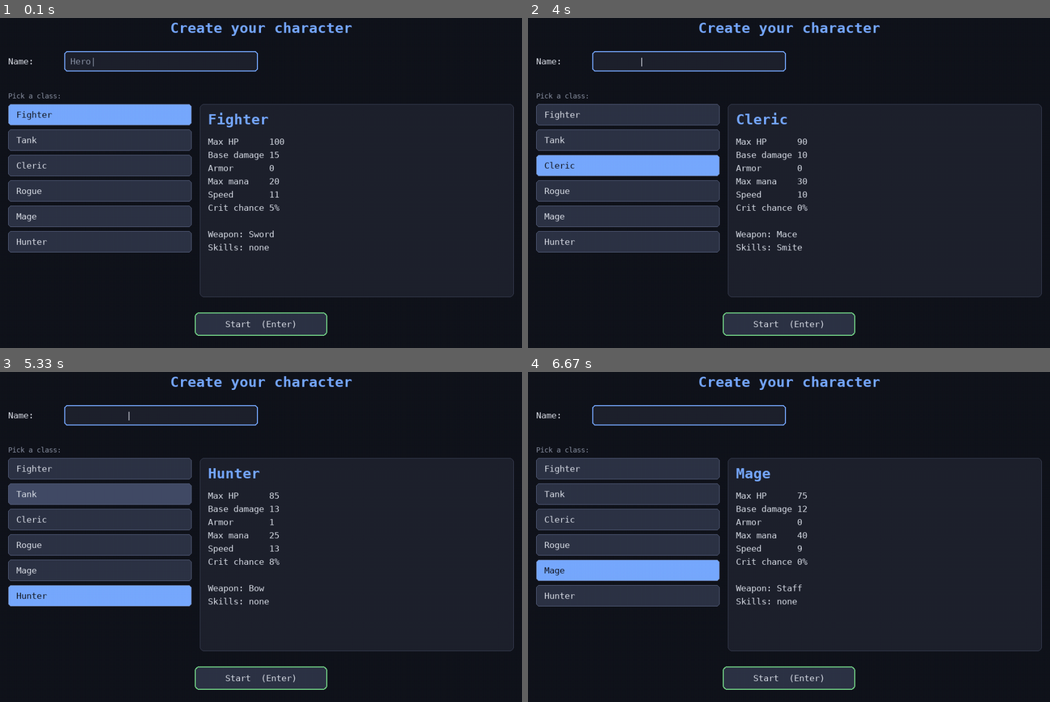
Above: before the commit, frames 1-4 (two rows, left to right).
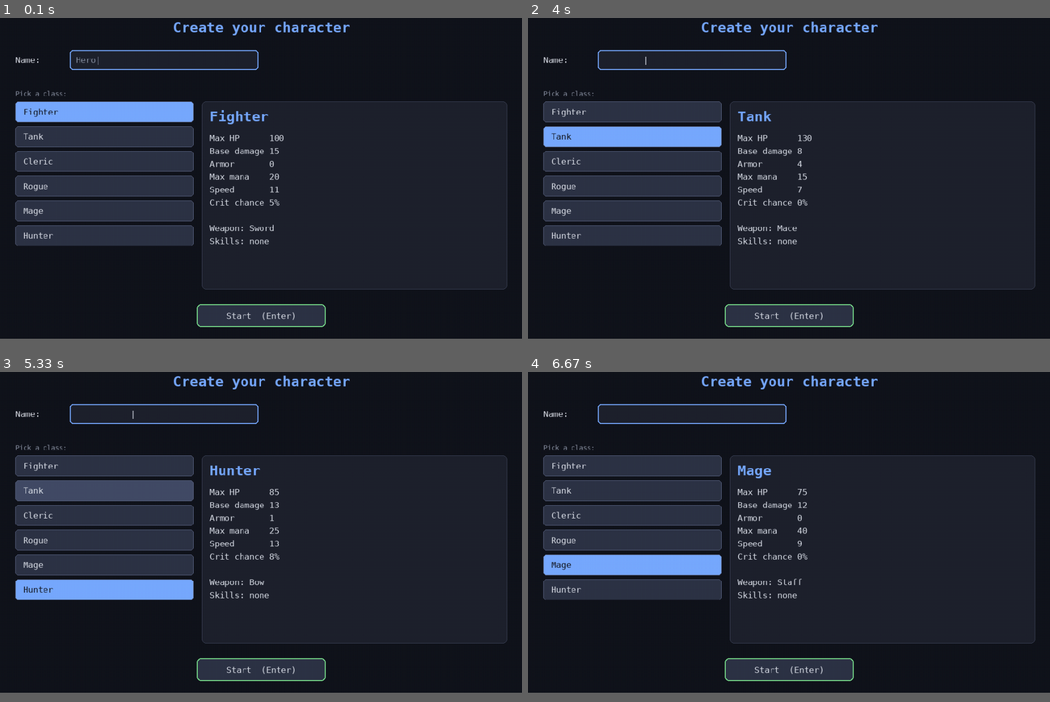
Above: after the commit, the same moments.

Repository: SvanteMartinsson/RpgGameLucasAndSvante
Game: pygame game, started from rpg_game/presentation/pygame_battle.py
Two runs of this game, one before a commit and one after it. Both use one fixed random seed, a clock stepped at 60 frames per second and the inputs below.
Inputs (mouse positions are in pixels of both pictures, inside the frame that each line leads up to):
- Up to frame 1 (0.1 s): no input
- Up to frame 2 (4 s): hold Up 0.33-0.8 s; move the mouse to (768, 186) at 0.37 s; hold Down 0.88-1.18 s; move the mouse to (663, 173) at 0.92 s; tap Space at 0.95, 1.28, 2.02, 2.42, 2.75, 3.08, 3.48, 3.88 s; hold Up 1.22-1.58 s; move the mouse to (867, 54) at 1.25 s; press the mouse at (601, 159) at 1.65 s; move the mouse to (684, 209) at 1.75 s; release the mouse at (762, 258) at 1.88 s; hold Down 1.95-2.32 s; move the mouse to (794, 206) at 1.98 s; click (794, 206) at 2.03 s; hold Up 2.35-2.65 s; click (987, 298) at 2.43 s; hold Down 2.68-2.98 s; click (705, 60) at 2.77 s; hold Up 3.02-3.38 s; click (971, 258) at 3.1 s; hold Down 3.42-3.78 s; click (976, 143) at 3.5 s; hold Up from 3.82 s (still down); click (621, 126) at 3.9 s
- Up to frame 3 (5.33 s): release Up at 4.12 s; hold Down 4.15-4.45 s; tap Space at 4.22, 4.55, 4.95 s; click (104, 411) at 4.23 s; hold Up 4.48-4.85 s; click (135, 583) at 4.57 s; hold Down 4.88-5.25 s; click (146, 464) at 4.97 s; hold Up from 5.28 s (still down); move the mouse to (146, 497) at 5.32 s
- Up to frame 4 (6.67 s): tap Space at 5.35, 5.68, 6.02, 6.42 s; click (674, 497) at 5.37 s; release Up at 5.58 s; hold Down 5.62-5.92 s; move the mouse to (674, 461) at 5.65 s; click (674, 461) at 5.7 s; hold Up 5.95-6.32 s; move the mouse to (627, 543) at 5.98 s; click (627, 543) at 6.03 s; hold Down from 6.35 s (still down); click (971, 520) at 6.43 s
In our replay, the window is 900x597 before the commit and 900x581 after it. These sizes can differ from the game's own. Grey fills any space a smaller window leaves; there, only what the larger window draws over its background counts as a difference.

The runs differ from the first frame. In frame 1, 12% of the frame differs, in the area x 1-99%, y 1-97%; in frame 2, 15%; in frame 3, 12%; in frame 4, 12%.

Commit message:
Fix resizable window and fullscreen toggle sizing
The borderless-fullscreen work created windows without RESIZABLE and never
clamped to the screen, so the window could open larger than the desktop, the Mac
green-button/drag-resize did nothing, and fixed-layout content (battle Actions)
clipped off the edge.

- Windowed mode is now a normal resizable OS window (pygame.RESIZABLE), and the
  initial/windowed size is clamped to the desktop work area via fit_size(), so it
  can never open larger than the screen.
- VIDEORESIZE is handled in the overworld, battle, character creation and start
  menu, so drag-resize and Mac maximize re-flow the layout (overworld reads
  get_size; fixed-canvas screens re-fit).
- present() now scales the fixed canvas down to fit when the display is smaller
  than the canvas (preserving aspect) and centers it, so nothing is ever clipped;
  it returns (offset_x, offset_y, scale) and to_canvas() maps input back through
  both. F11 still toggles window<->borderless fullscreen, returning to a sane
  visible window size.

Tests: present centers at native size when larger, scales to fit when smaller;
to_canvas inverts offset+scale; fit_size never exceeds desktop; VIDEORESIZE
updates windowed size and re-renders.

Co-Authored-By: Claude Opus 4.8 (1M context) <noreply@anthropic.com>

Diff:
--- a/rpg_game/presentation/pygame_battle.py
+++ b/rpg_game/presentation/pygame_battle.py
@@ -101,7 +101,7 @@
     location_id: str = ""
     allow_flee: bool = True
     allow_swap: bool = True
-    _offset: tuple[int, int] = (0, 0)  # canvas centering offset on the display
+    _transform: tuple[int, int, float] = (0, 0, 1.0)  # canvas->display offset+scale
 
     # -- lifecycle ----------------------------------------------------------
 
@@ -270,11 +270,14 @@
         if event.type == pygame.QUIT:
             self.running = False
             return
+        if event.type == pygame.VIDEORESIZE:
+            self.display = pygame.display.set_mode((event.w, event.h), pygame.RESIZABLE)
+            return
         if event.type == pygame.KEYDOWN:
             self._handle_key(event)
             return
         if event.type == pygame.MOUSEBUTTONDOWN and event.button == 1:
-            pos = to_canvas(event.pos, self._offset)
+            pos = to_canvas(event.pos, self._transform)
             for button in self.buttons:
                 if button.enabled and button.rect.collidepoint(pos):
                     button.on_click()
@@ -322,7 +325,7 @@
         self._draw_buttons()
         if self.banner:
             self._draw_banner()
-        self._offset = present(self.display, self.screen, BG)
+        self._transform = present(self.display, self.screen, BG)
 
     def _panel(self, rect: pygame.Rect, title: str = "") -> None:
         pygame.draw.rect(self.screen, PANEL, rect, border_radius=8)
@@ -453,7 +456,7 @@
             self.buttons.append(Button(rect, label, (lambda s=stat: self.apply_stat(s)), True))
 
     def _draw_buttons(self):
-        mouse = to_canvas(pygame.mouse.get_pos(), self._offset)
+        mouse = to_canvas(pygame.mouse.get_pos(), self._transform)
         for b in self.buttons:
             if not b.enabled:
                 color = BTN_DISABLED
@@ -608,7 +611,7 @@
     pygame.display.set_caption(T.CAPTION_CREATE)
     display = acquire_display((WIDTH, HEIGHT))
     screen = pygame.Surface((WIDTH, HEIGHT))  # fixed canvas, centered on display
-    offset = (0, 0)
+    offset = (0, 0, 1.0)
     font = pygame.font.SysFont("menlo,consolas,monospace", 17)
     font_sm = pygame.font.SysFont("menlo,consolas,monospace", 14)
     font_lg = pygame.font.SysFont("menlo,consolas,monospace", 28, bold=True)
@@ -631,6 +634,8 @@
             if event.type == pygame.QUIT:
                 pygame.quit()
                 sys.exit(0)
+            if event.type == pygame.VIDEORESIZE:
+                display = pygame.display.set_mode((event.w, event.h), pygame.RESIZABLE)
             if event.type == pygame.MOUSEBUTTONDOWN and event.button == 1:
                 click = to_canvas(event.pos, offset)
                 for i, rect in enumerate(list_rects):
--- a/rpg_game/presentation/pygame_canvas.py
+++ b/rpg_game/presentation/pygame_canvas.py
@@ -1,50 +1,83 @@
-"""Helpers for presenting fixed-layout screens at any window size.
+"""Helpers for windowing and presenting fixed-layout screens at any size.
 
 The battle shell, character creation and the start menu are authored against a
 fixed design size. Rather than reflow them, they draw onto a fixed-size canvas
-that is blitted *centered* onto the actual display surface (which may be a
-window or a borderless-fullscreen surface of any size), with the background
-filling the rest. This preserves their aspect/layout and keeps them centered and
-on-screen in both display modes — no hardcoded assumptions about the real
-window size leak into the drawing code.
+that ``present`` blits onto the real display surface: centered at native size
+when the display is at least as large, and **scaled down to fit** (preserving
+aspect) when it is smaller — so no content is ever clipped off-screen. The
+background fills the rest.
 
-Mouse input is in display coordinates, so callers translate it back into canvas
-coordinates with ``to_canvas`` using the offset ``present`` returns.
+Windowed mode is a normal resizable OS window (``pygame.RESIZABLE``), and the
+initial size is clamped to the desktop work area so it can never open larger
+than the screen. ``present`` returns a transform ``(offset_x, offset_y, scale)``
+and ``to_canvas`` maps display-space mouse positions back into canvas space.
 """
 
 from __future__ import annotations
 
 import pygame
 
+WINDOW_FLAGS = pygame.RESIZABLE
+# Leave headroom for the OS menu bar / dock / title bar so the window fits.
+_DESKTOP_MARGIN = 0.92
+
+Transform = tuple[int, int, float]
+
+
+def desktop_size() -> tuple[int, int]:
+    try:
+        sizes = pygame.display.get_desktop_sizes()
+        if sizes and sizes[0][0] > 0 and sizes[0][1] > 0:
+            return sizes[0]
+    except Exception:  # pragma: no cover - driver without desktop info
+        pass
+    info = pygame.display.Info()
+    return (info.current_w, info.current_h)
+
+
+def fit_size(preferred: tuple[int, int]) -> tuple[int, int]:
+    """Clamp a preferred window size to the available desktop work area."""
+    dw, dh = desktop_size()
+    if dw <= 0 or dh <= 0:
+        return preferred
+    return (min(preferred[0], int(dw * _DESKTOP_MARGIN)),
+            min(preferred[1], int(dh * _DESKTOP_MARGIN)))
+
+
+def open_window(preferred: tuple[int, int]) -> pygame.Surface:
+    """Open a normal resizable window, clamped so it fits the desktop."""
+    return pygame.display.set_mode(fit_size(preferred), WINDOW_FLAGS)
+
 
 def acquire_display(default_size: tuple[int, int]) -> pygame.Surface:
-    """Return the current display surface, creating a window if none exists.
-
-    Reusing the existing surface lets a screen inherit the caller's display mode
-    (e.g. a battle entered from a fullscreen overworld stays fullscreen).
-    """
+    """Return the current display surface, creating a resizable window if none
+    exists. Reusing the existing surface lets a screen inherit the caller's
+    display mode (e.g. a battle entered from a fullscreen overworld)."""
     surface = pygame.display.get_surface()
     if surface is None or surface.get_size() == (0, 0):
-        surface = pygame.display.set_mode(default_size)
+        surface = open_window(default_size)
     return surface
 
 
-def present(display: pygame.Surface, canvas: pygame.Surface, bg) -> tuple[int, int]:
-    """Fill the display, blit the canvas centered, flip; return the offset.
-
-    The offset is clamped to be non-negative so the canvas's top-left stays on
-    screen even if the display is smaller than the canvas.
-    """
+def present(display: pygame.Surface, canvas: pygame.Surface, bg) -> Transform:
+    """Fill the display, blit the canvas (scaled to fit, centered), flip."""
     display.fill(bg)
-    offset = (
-        max(0, (display.get_width() - canvas.get_width()) // 2),
-        max(0, (display.get_height() - canvas.get_height()) // 2),
-    )
-    display.blit(canvas, offset)
+    dw, dh = display.get_size()
+    cw, ch = canvas.get_size()
+    scale = min(1.0, dw / cw, dh / ch) if cw and ch else 1.0
+    if scale < 1.0:
+        frame = pygame.transform.scale(canvas, (max(1, int(cw * scale)), max(1, int(ch * scale))))
+    else:
+        frame = canvas
+    fw, fh = frame.get_size()
+    ox, oy = max(0, (dw - fw) // 2), max(0, (dh - fh) // 2)
+    display.blit(frame, (ox, oy))
     pygame.display.flip()
-    return offset
+    return (ox, oy, scale)
 
 
-def to_canvas(pos: tuple[int, int], offset: tuple[int, int]) -> tuple[int, int]:
-    """Translate a display-space mouse position into canvas space."""
-    return (pos[0] - offset[0], pos[1] - offset[1])
+def to_canvas(pos: tuple[int, int], transform: Transform) -> tuple[int, int]:
+    """Translate a display-space position into canvas space."""
+    ox, oy, scale = transform
+    scale = scale or 1.0
+    return (int((pos[0] - ox) / scale), int((pos[1] - oy) / scale))
--- a/rpg_game/presentation/pygame_overworld.py
+++ b/rpg_game/presentation/pygame_overworld.py
@@ -37,7 +37,7 @@
 from rpg_game.core.game import GameEngine
 from rpg_game.core.view import build_snapshot
 from rpg_game.presentation import ui_text as T
-from rpg_game.presentation.pygame_canvas import acquire_display, present, to_canvas
+from rpg_game.presentation.pygame_canvas import acquire_display, fit_size, open_window, present, to_canvas
 from rpg_game.presentation.playtest_logger import PlaytestLogger
 # WIDTH/HEIGHT are the pre-game window size, shared with the character-creation
 # screen the start menu flows into — one source, no hardcoded duplicate. (The
@@ -232,7 +232,8 @@
         self.world.set_tile(*self.town_tile_by_place.get(self.engine.player.current_place_id, self.zone.start_tile))
         self.sync_location()
         self.view_size = (min(self.world.map_px_w, 960), min(self.world.map_px_h, 640))
-        self.windowed_size = self.view_size
+        # Clamp the initial window so it can never open larger than the desktop.
+        self.windowed_size = fit_size(self.view_size)
         self.fullscreen = False
         self._apply_display_mode()
         self.clock = pygame.time.Clock()
@@ -286,7 +287,10 @@
         if self.fullscreen:
             self.screen = pygame.display.set_mode((0, 0), pygame.FULLSCREEN)
         else:
-            self.screen = pygame.display.set_mode(self.windowed_size)
+            # Normal resizable OS window (Mac green-button / drag-resize work),
+            # clamped so it never exceeds the desktop.
+            self.windowed_size = fit_size(self.windowed_size)
+            self.screen = open_window(self.windowed_size)
 
     def toggle_fullscreen(self) -> None:
         self.fullscreen = not self.fullscreen
@@ -550,6 +554,10 @@
             if event.type == pygame.QUIT:
                 self.exit_reason = "exit"
                 self.running = False
+            elif event.type == pygame.VIDEORESIZE and not self.fullscreen:
+                # Follow the user's resize / Mac maximize; layout reads get_size().
+                self.windowed_size = (event.w, event.h)
+                self.screen = pygame.display.set_mode(self.windowed_size, pygame.RESIZABLE)
             elif event.type == pygame.KEYDOWN:
                 self._handle_key(event)
             elif event.type == pygame.MOUSEBUTTONDOWN and event.button == 1:
@@ -1206,7 +1214,7 @@
     pygame.display.set_caption(T.CAPTION_START)
     display = acquire_display((WIDTH, HEIGHT))
     screen = pygame.Surface((WIDTH, HEIGHT))  # fixed canvas, centered on display
-    offset = (0, 0)
+    offset = (0, 0, 1.0)
     font = pygame.font.SysFont("menlo,consolas,monospace", 20)
     font_sm = pygame.font.SysFont("menlo,consolas,monospace", 14)
     font_lg = pygame.font.SysFont("menlo,consolas,monospace", 34, bold=True)
@@ -1228,6 +1236,8 @@
         for event in pygame.event.get():
             if event.type == pygame.QUIT:
                 return "quit"
+            if event.type == pygame.VIDEORESIZE:
+                display = pygame.display.set_mode((event.w, event.h), pygame.RESIZABLE)
             if event.type == pygame.MOUSEBUTTONDOWN and event.button == 1:
                 click = to_canvas(event.pos, offset)
                 for button in buttons:
--- a/tests/test_overworld_fullscreen.py
+++ b/tests/test_overworld_fullscreen.py
@@ -33,20 +33,31 @@
     def tearDownClass(cls):
         pygame.quit()
 
-    def test_present_centers_and_clamps(self):
+    def test_present_centers_at_native_size_when_display_is_larger(self):
         canvas = pygame.Surface((1024, 680))
-        # Larger display -> centered, positive offset.
         big = pygame.Surface((1280, 800))
-        self.assertEqual(pygame_canvas.present(big, canvas, (0, 0, 0)), (128, 60))
-        # Equal display -> zero offset.
+        self.assertEqual(pygame_canvas.present(big, canvas, (0, 0, 0)), (128, 60, 1.0))
         same = pygame.Surface((1024, 680))
-        self.assertEqual(pygame_canvas.present(same, canvas, (0, 0, 0)), (0, 0))
-        # Smaller display -> clamped to non-negative (top-left stays visible).
+        self.assertEqual(pygame_canvas.present(same, canvas, (0, 0, 0)), (0, 0, 1.0))
+
+    def test_present_scales_down_to_fit_a_smaller_display(self):
+        canvas = pygame.Surface((1024, 680))
         small = pygame.Surface((800, 600))
-        self.assertEqual(pygame_canvas.present(small, canvas, (0, 0, 0)), (0, 0))
+        ox, oy, scale = pygame_canvas.present(small, canvas, (0, 0, 0))
+        self.assertLess(scale, 1.0)
+        # Scaled frame fits entirely on screen (nothing clipped).
+        self.assertLessEqual(ox * 2 + int(1024 * scale), 800)
+        self.assertLessEqual(oy * 2 + int(680 * scale), 600)
 
-    def test_to_canvas_inverts_offset(self):
-        self.assertEqual(pygame_canvas.to_canvas((200, 150), (128, 60)), (72, 90))
+    def test_to_canvas_inverts_offset_and_scale(self):
+        self.assertEqual(pygame_canvas.to_canvas((200, 150), (128, 60, 1.0)), (72, 90))
+        self.assertEqual(pygame_canvas.to_canvas((200, 150), (0, 0, 0.5)), (400, 300))
+
+    def test_fit_size_never_exceeds_desktop(self):
+        dw, dh = pygame_canvas.desktop_size()
+        fw, fh = pygame_canvas.fit_size((100000, 100000))
+        self.assertLessEqual(fw, dw)
+        self.assertLessEqual(fh, dh)
 
 
 @unittest.skipUnless(DEPS_OK, "pygame/pytmx not installed")
@@ -72,6 +83,13 @@
         self.assertFalse(self.app.fullscreen)
         self.app.draw()  # render once back in windowed
 
+    def test_videoresize_updates_windowed_size_and_renders(self):
+        self.assertFalse(self.app.fullscreen)
+        pygame.event.post(pygame.event.Event(pygame.VIDEORESIZE, w=1100, h=720))
+        self.app.handle_events()
+        self.assertEqual(self.app.windowed_size, (1100, 720))
+        self.app.draw()  # layout follows the new size without crashing
+
     def test_f11_key_toggles(self):
         before = self.app.fullscreen
         self.app._handle_key(pygame.event.Event(pygame.KEYDOWN, key=pygame.K_F11, unicode=""))
